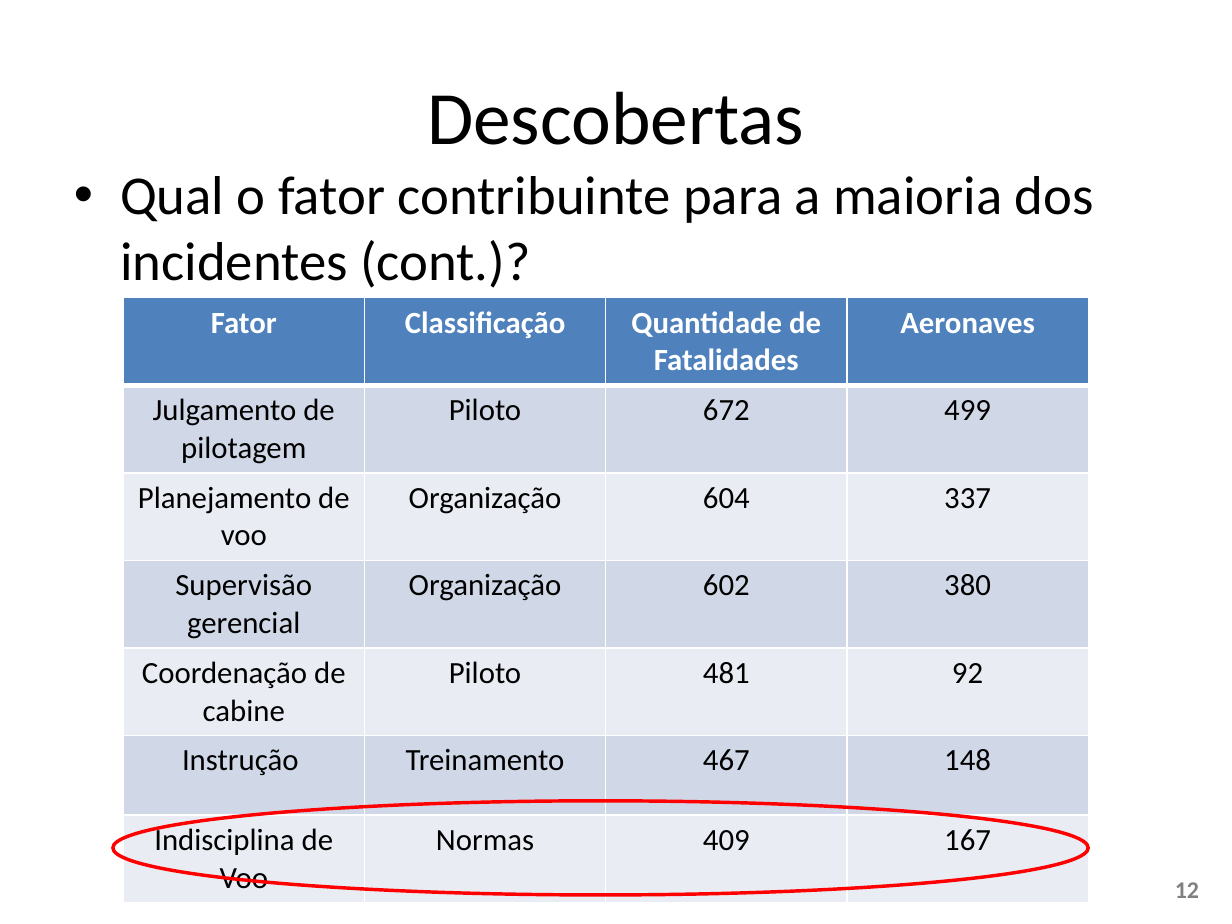
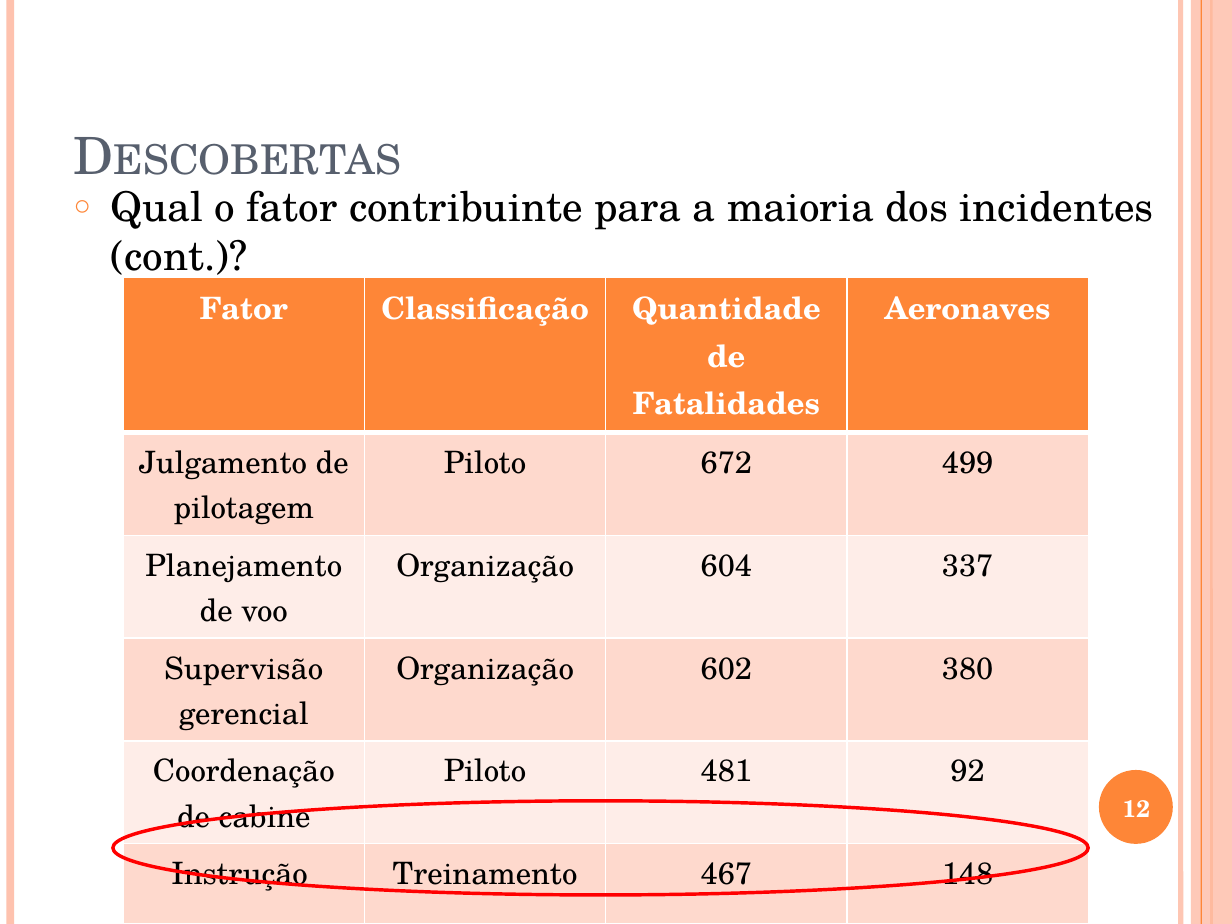
Before and after one commit to W3SS/ciencia-dados, a slide deck: slide 12 of apresentacao ciencia dados.pptx. Drawn at 1232x924 pixels with LibreOffice and Linux fonts; fonts in the diff are those of the drawing. Boxes give left, top, right and bottom in pixels: in the first picture for what was removed or moved away, otherwise in the second. Text is boxed around its words. In the diff, an @@ line names an element or a change of style, - is before the commit and + after.

```diff
--- a/apresentacao ciencia dados.pptx
+++ b/apresentacao ciencia dados.pptx
@@ line added from (10, 0) to (10, 924), #FEC3AE 4.5 pt @@
@@ line added from (1180, 0) to (1180, 924), #FEC3AE 3 pt @@
@@ rectangle added at (1191, 0, 1232, 924), fill #FEC3AE at 87% opacity @@
@@ line added from (1201, 0) to (1201, 924), #FE8637 0.75 pt @@
@@ line added from (1211, 0) to (1211, 924), #FE8637 1.5 pt @@
@@ title "Descobertas" at (62, 37, 1068, 191): size 44 to 30 pt, font Calibri to TeX Gyre Schola, text colour #000000 to #575F6D, small capitals on; alignment centre to left; vertical alignment middle to bottom @@
@@ text "Qual o fator contribuinte para ...": place and size @@
-text "Qual o fator contribuinte para ..." at (120, 176, 1094, 288)
+text "Qual o fator contribuinte para ..." at (111, 190, 1154, 282)
@@ text "Qual o fator contribuinte para ..." at (111, 190, 1154, 282): size 32 to 24 pt, font Calibri to TeX Gyre Schola; bullet • to ○ @@
@@ table at (123, 277, 1089, 912) @@
@@ fill #4F81BD to #FE8637 in row 1 @@
@@ fill #D0D8E8 to #FFD9CE in 12 cells @@
@@ fill #E9EDF4 to #FFEDE8 in 12 cells @@
@@ font Calibri to TeX Gyre Schola @@
@@ table: place and size @@
-table at (123, 298, 1089, 896)
+table at (123, 277, 1089, 912)
@@ page number: place and size @@
-page number at (1175, 882, 1199, 898)
+page number at (1123, 800, 1151, 817)
@@ page number at (1123, 800, 1151, 817): font Calibri to TeX Gyre Schola, text colour #808080 to #FFFFFF; alignment right to centre @@
@@ ellipse added at (1099, 770, 1173, 844), fill #FE8637 @@
```
Also in this commit, not shown: 13 other slides changed, 1 slide added.
